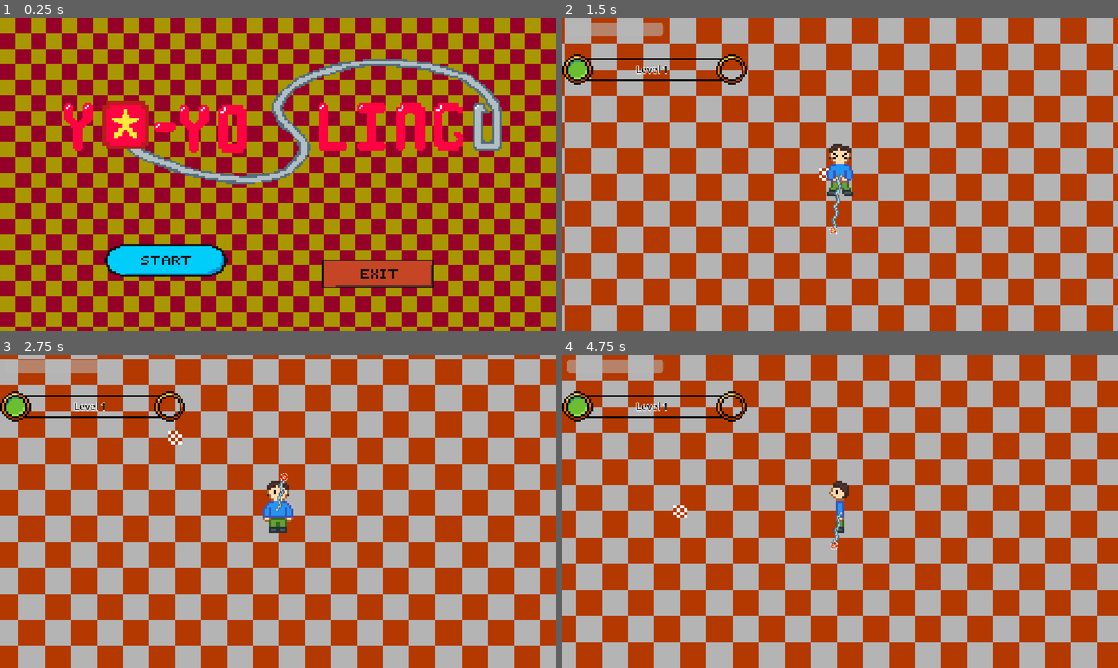
Above: before the commit, frames 1-4 (two rows, left to right).
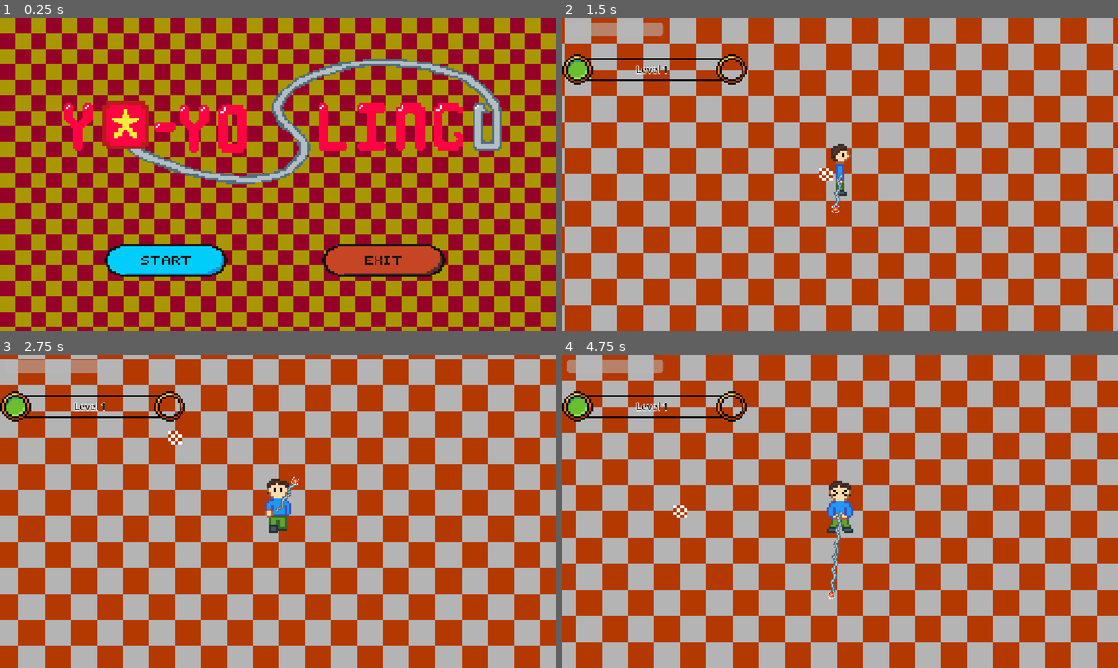
Above: after the commit, the same moments.

Repository: butteredsaltedtoast/super-miku-ball
Game: Godot game, scene res://levels/start_menu.tscn
Two runs of this game, one before a commit and one after it. Both use one fixed random seed, a clock stepped at 60 frames per second and the inputs below. Sound files missing from this copy of the repository are replaced by a short silence.
Inputs (mouse positions are in pixels of both pictures, inside the frame that each line leads up to):
- Up to frame 1 (0.25 s): no input
- Up to frame 2 (1.5 s): click (734, 259) at 0.5 s; hold Right (arrow_right) from 1.28 s (still down); hold Z (primary) from 1.28 s (still down)
- Up to frame 3 (2.75 s): tap X (secondary) at 1.55, 2.1 s; release Right (arrow_right) at 2.03 s; release Z (primary) at 2.03 s; hold Down (arrow_down) from 2.03 s (still down); tap Space (extend, bound only after the commit) at 2.3 s
- Up to frame 4 (4.75 s): release Down (arrow_down) at 2.78 s; hold Right (arrow_right) 2.78-3.53 s; hold Space (extend, bound only after the commit) 2.78-3.53 s; tap Z (primary) at 3.05, 3.6 s; hold Up (arrow_up) 3.53-4.28 s; tap X (secondary) at 3.8, 4.35 s; hold Left (arrow_left) from 4.28 s (still down); hold Space (extend, bound only after the commit) from 4.28 s (still down)

The runs differ from the first frame. In frame 1, 2.2% of the frame differs, in the area x 57-81%, y 72-87%; in frame 2, 0.5%; in frame 3, 0.5%; in frame 4, 0.7%.

Commit message:
walk the dog and cradle

Diff:
--- a/globals/game_state.gd
+++ b/globals/game_state.gd
@@ -7,6 +7,7 @@
 var run_time: float = 0
 var upgrades = {"damage": 0, "size": 0, "speed": 0, "stretch": 0, "maxhp": 0, "cradle": 0, "loopdeloop": 0, "parry": 0, "walkthedog": 0}
 var max_upgrades = {"damage": 2, "size": 4, "speed": 4, "stretch" : 2, "maxhp": 5, "cradle": 1, "loopdeloop": 1, "parry": 1, "walkthedog": 1}
+var actives = []
 @export var UI : CanvasLayer
 signal updateLevel
 signal closeShop
--- a/levels/shop.gd
+++ b/levels/shop.gd
@@ -28,8 +28,11 @@
 	create_tween().tween_property($ShopBG, "position", shop_target, 0.3).set_trans(Tween.TRANS_BACK).set_ease(Tween.EASE_OUT)
 	var pool = []
 	for k in GameState.upgrades:
-		if GameState.upgrades[k] < GameState.max_upgrades[k]:
-			pool.append(k)
+		if GameState.upgrades[k] >= GameState.max_upgrades[k]:
+			continue
+		if GameState.max_upgrades[k] == 1 and GameState.actives.size() >= 2:
+			continue
+		pool.append(k)
 	pool.shuffle()
 	cantake = pool.slice(0, 4)
 	for k in 4:
@@ -51,6 +54,8 @@
 func _on_card_picked(k: int):
 	GameState.play_sfx("res://Audio/SFX/snd_shop_purchase.mp3")
 	GameState.upgrades[cantake[k]] += 1
+	if GameState.max_upgrades[cantake[k]] == 1:
+		GameState.actives.append(cantake[k])
 	if cantake[k] == "maxhp":
 		GameState.player.health += 2
 	_close_shop()
--- a/levels/start_menu.tscn
+++ b/levels/start_menu.tscn
@@ -4,7 +4,7 @@
 [ext_resource type="Texture2D" uid="uid://dd2yp3my7bdkp" path="res://Sprites/UI/MenuArt.png" id="1_nl3ga"]
 [ext_resource type="Texture2D" uid="uid://b07afrncvnpgs" path="res://Sprites/UI/menu tileset.png" id="1_nt4di"]
 [ext_resource type="Texture2D" uid="uid://to6eel8pmn8o" path="res://Sprites/UI/menu start button.png" id="4_hv5yl"]
-[ext_resource type="Texture2D" uid="uid://db13et24df1dw" path="res://Sprites/UI/menu exit button.png" id="5_orc46"]
+[ext_resource type="Texture2D" uid="uid://prt4y5y7khwx" path="res://Sprites/UI/pixil-frame-0_21.png" id="5_eeffy"]
 
 [node name="StartMenu" type="Control" unique_id=807453365]
 layout_mode = 3
@@ -49,4 +49,4 @@
 offset_right = 696.0
 offset_bottom = 450.0
 scale = Vector2(4, 4)
-texture_normal = ExtResource("5_orc46")
+texture_normal = ExtResource("5_eeffy")
--- a/player/player.gd
+++ b/player/player.gd
@@ -12,6 +12,10 @@
 var extension_time : float = 0.0
 var is_extended = false
 var spinSpeed : float = 1.0
+var cooldowns = {}
+var dog_time : float = 0
+var facing : Vector2 = Vector2.RIGHT
+var cradle_time : float = 0
 @onready var anim_sprite = $AnimatedSprite2D
 @onready var rope = $YoyoPivot/Rope/Rope
 @onready var ropeCollide = $YoyoPivot/Rope/Collide
@@ -27,6 +31,7 @@
 	GameState.xp = 0
 	GameState.xp_to_level = 3
 	GameState.run_time = 0
+	GameState.actives = []
 	for k in GameState.upgrades:
 		GameState.upgrades[k] = 0
 	anim_sprite.play("default")
@@ -48,13 +53,27 @@
 		return
 	elif dead:
 		return
+	for k in cooldowns:
+		cooldowns[k] = max(0.0, cooldowns[k] - delta)
+	if Input.is_action_just_pressed("primary") and GameState.actives.size() > 0:
+		use_active(GameState.actives[0])
+	if Input.is_action_just_pressed("secondary") and GameState.actives.size() > 1:
+		use_active(GameState.actives[1])
 	GameState.run_time += delta
 	yoyo_speed = 100 * (1 + 0.15 * GameState.upgrades["speed"])
 	yoyo.scale = Vector2.ONE * (1 + 0.2 * GameState.upgrades["size"])
 	maxHealth = 10.0 + 2.0 * GameState.upgrades["maxhp"]
 	var direction := Input.get_vector("arrow_left", "arrow_right", "arrow_up", "arrow_down")
+	if direction != Vector2.ZERO:
+		facing = direction
 	velocity = velocity.move_toward(direction * SPEED, ACCEL * delta)
-	$YoyoPivot.rotation += (yoyo_speed - 10 * min(extension_time,6.0)) * delta * PI/ 40
+	if dog_time > 0:
+		$YoyoPivot.rotation = facing.angle()
+	elif cradle_time > 0:
+		cradle_time -= delta
+		$YoyoPivot.rotation = facing.angle() + sin(GameState.run_time * 10) * 0.6
+	else:
+		$YoyoPivot.rotation += (yoyo_speed - 10 * min(extension_time,6.0)) * delta * PI/ 40
 	$YoyoPivot.rotation = wrapf($YoyoPivot.rotation, 0, TAU)
 	spinSpeed = (yoyo_speed - 10 * min(extension_time,6.0))/yoyo_speed
 	if yoyo.position.x == 80.0 and direction != Vector2.ZERO:
@@ -77,7 +96,7 @@
 		extension_time += delta
 	elif (not is_extended and yoyo.position.x < 120.0):
 		extension_time = clamp(extension_time - 10 * delta, 0.0, 6.0)
-	if Input.is_action_pressed("primary"):
+	if Input.is_action_pressed("extend"):
 		target_length = 100.0 + health * [20, 26, 32][GameState.upgrades["stretch"]]
 		is_extended = true
 		retract_speed = 1.0
@@ -85,7 +104,10 @@
 		target_length = 80.0
 		is_extended = false
 		retract_speed = 3.0
-
+	if dog_time > 0.0:
+		dog_time -= delta
+		target_length = 100 + health * 40 if dog_time > 0.2 else 80.0
+		retract_speed = 8.0
 	yoyo.position.x = move_toward(yoyo.position.x, target_length, yoyo_speed * delta * retract_speed * health / 4)
 	rope.region_rect = Rect2(0, 0, yoyo.position.x / rope.scale.x, 5)
 	ropeShape.shape.size = Vector2((yoyo.position.x - 30) / 3, 5)
@@ -127,6 +149,20 @@
 	invincible = true
 	$Timer.start()
 
+func use_active(active: String):
+	if cooldowns.get(active, 0) > 0:
+		return
+	match active:
+		"loopdeloop":
+			pass
+		"walkthedog":
+			dog_time = 0.4
+			cooldowns[active] = 4
+		"cradle" :
+			cradle_time = 3
+			cooldowns[active] = 8
+	print("used", active)
+
 func _on_timer_timeout() -> void:
 	invincible = false
 
--- a/project.godot
+++ b/project.godot
@@ -66,6 +66,11 @@
 "events": [Object(InputEventKey,"resource_local_to_scene":false,"resource_name":"","device":-1,"window_id":0,"alt_press …(192 unchanged characters)…
 ]
 }
+extend={
+"deadzone": 0.2,
+"events": [Object(InputEventKey,"resource_local_to_scene":false,"resource_name":"","device":-1,"window_id":0,"alt_pressed":false,"shift_pressed":false,"ctrl_pressed":false,"meta_pressed":false,"pressed":false,"keycode":0,"physical_keycode":32,"key_label":0,"unicode":32,"location":0,"echo":false,"script":null)
+]
+}
 
 [physics]
 
Binary file removed: Sprites/UI/menu exit button.png
Binary file added: Sprites/UI/pixil-frame-0_21.png
Not shown, changed: Sprites/UI/pixil-frame-0_21.png.import
